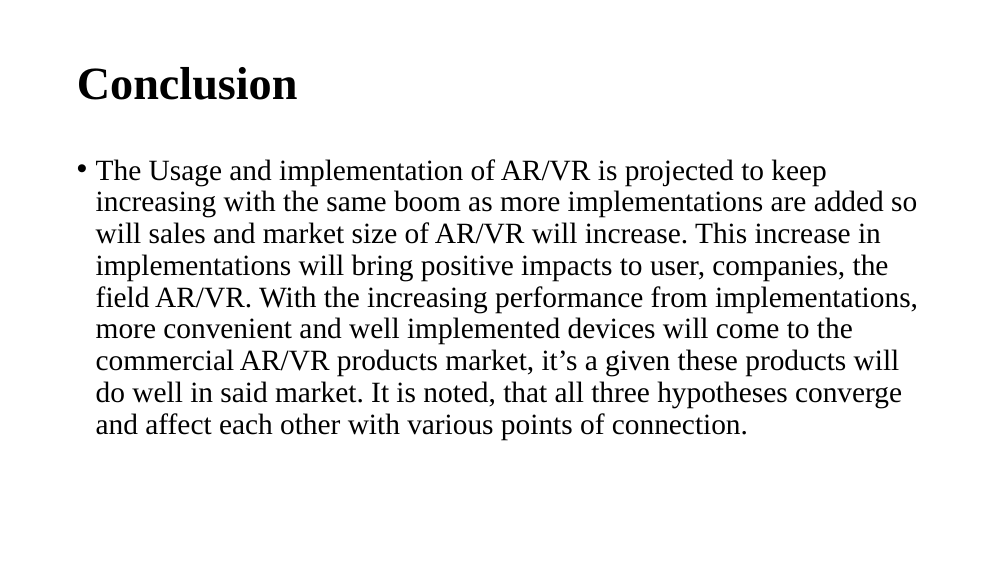
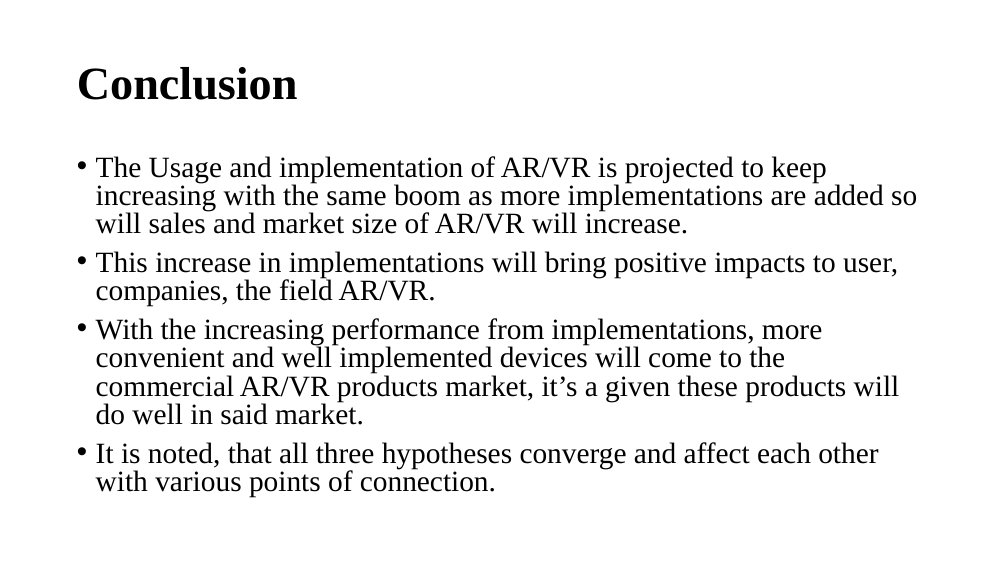
Before and after one commit to Dibya-Bharat/Major_project, a slide deck: slide 17 of Report/Research Paper PPT.pptx (slide 18 before the commit). Drawn at 1008x567 pixels with LibreOffice and Linux fonts; fonts in the diff are those of the drawing. Boxes give left, top, right and bottom in pixels: in the first picture for what was removed or moved away, otherwise in the second. Text is boxed around its words. In the diff, an @@ line names an element or a change of style, - is before the commit and + after.

Commit message:
ppt update

```diff
--- a/Report/Research Paper PPT.pptx
+++ b/Report/Research Paper PPT.pptx
@@ text at [96,156,917,497]: text changed @@
-• The Usage and implementation of AR/VR is projected to keep increasing with the same boom as more implementations are added so will sales and market size of AR/VR will increase. This increase in implementations will bring positive impacts to user, companies, the field AR/VR. With the increasing performance from implementations, more convenient and well implemented devices will come to the commercial AR/VR products market, it’s a given these products will do well in said market. It is noted, that all three hypotheses converge and affect each other with various points of connection.
+• The Usage and implementation of AR/VR is projected to keep increasing with the same boom as more implementations are added so will sales and market size of AR/VR will increase.
+• This increase in implementations will bring positive impacts to user, companies, the field AR/VR.
+• With the increasing performance from implementations, more convenient and well implemented devices will come to the commercial AR/VR products market, it’s a given these products will do well in said market.
+• It is noted, that all three hypotheses converge and affect each other with various points of connection.
```
Also in this commit, not shown: 2 other slides changed, 1 slide removed.
